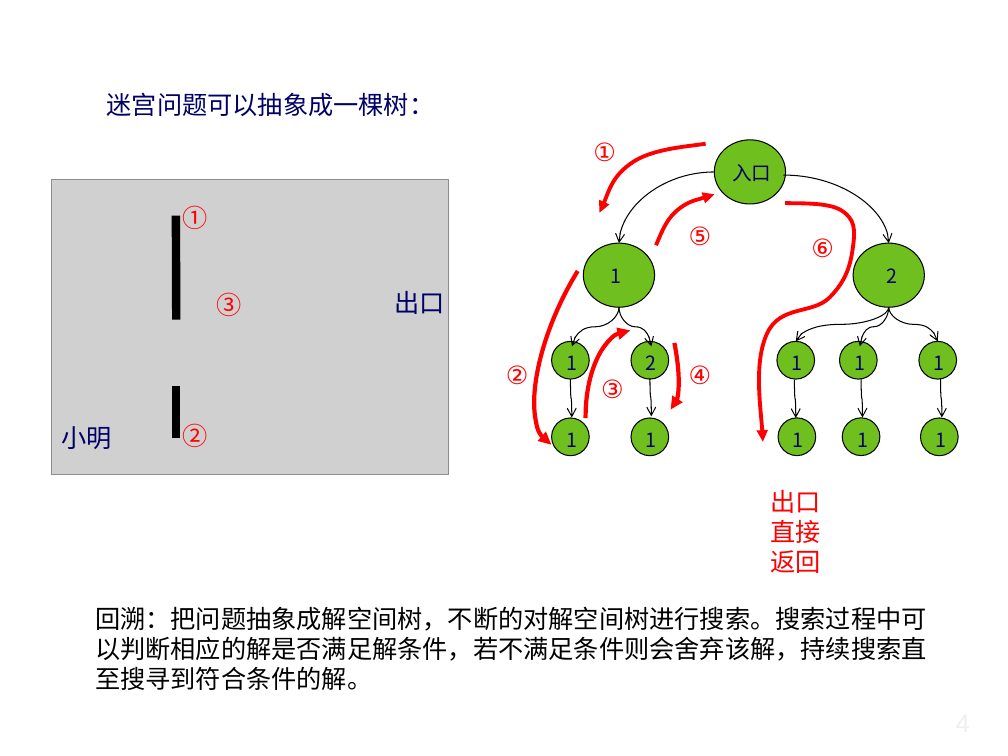
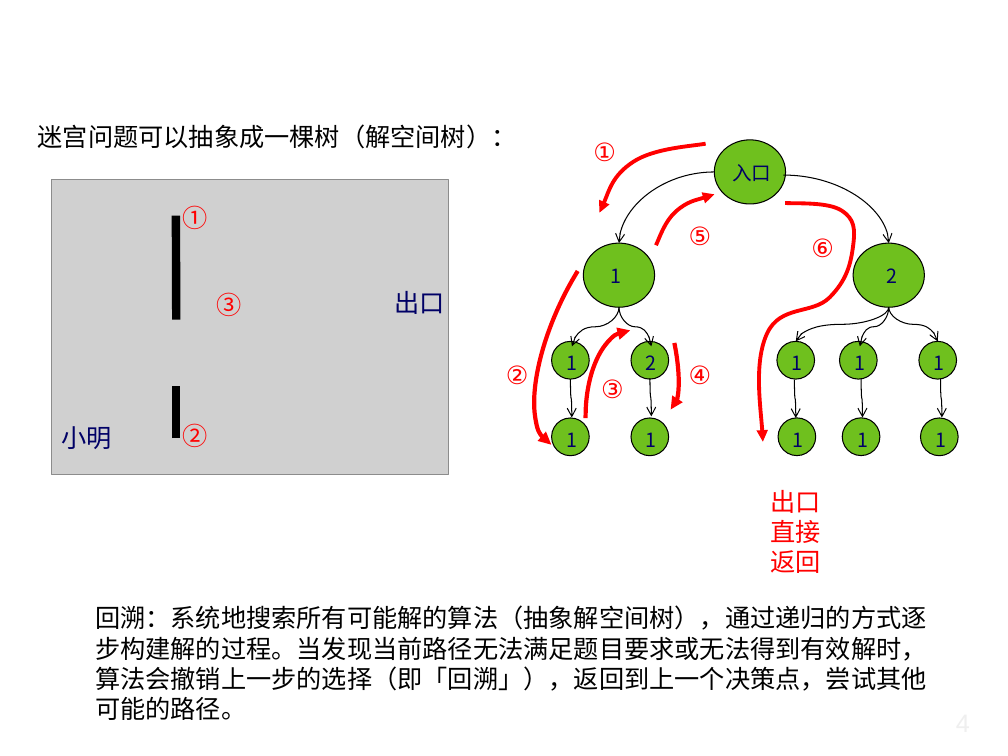
Before and after one commit to liutongling/DP, a slide deck: slide 5 of file/第6章 回朔法.pptx. Drawn at 1008x756 pixels with LibreOffice and Linux fonts; fonts in the diff are those of the drawing; grey boxes stand for pictures; background and template pictures are left out. Boxes give left, top, right and bottom in pixels: in the first picture for what was removed or moved away, otherwise in the second. Text is boxed around its words. In the diff, an @@ line names an element or a change of style, - is before the commit and + after.

```diff
--- a/file/第6章 回朔法.pptx
+++ b/file/第6章 回朔法.pptx
@@ text at (x1=38, y1=124, x2=517, y2=149): text changed; font Noto Sans CJK SC to Times New Roman; text colour #000066 to #000000 @@
-迷宫问题可以抽象成一棵树：
+迷宫问题可以抽象成一棵树（解空间树）：
@@ text at (x1=95, y1=605, x2=927, y2=720): text changed @@
-回溯：把问题抽象成解空间树，不断的对解空间树进行搜索。搜索过程中可以判断相应的解是否满足解条件，若不满足条件则会舍弃该解，持续搜索直至搜寻到符合条件的解。
+回溯：系统地搜索所有可能解的算法（抽象解空间树），通过递归的方式逐步构建解的过程。当发现当前路径无法满足题目要求或无法得到有效解时，算法会撤销上一步的选择（即「回溯」），返回到上一个决策点，尝试其他可能的路径。
```
Also in this commit, not shown: 14 other slides changed.
